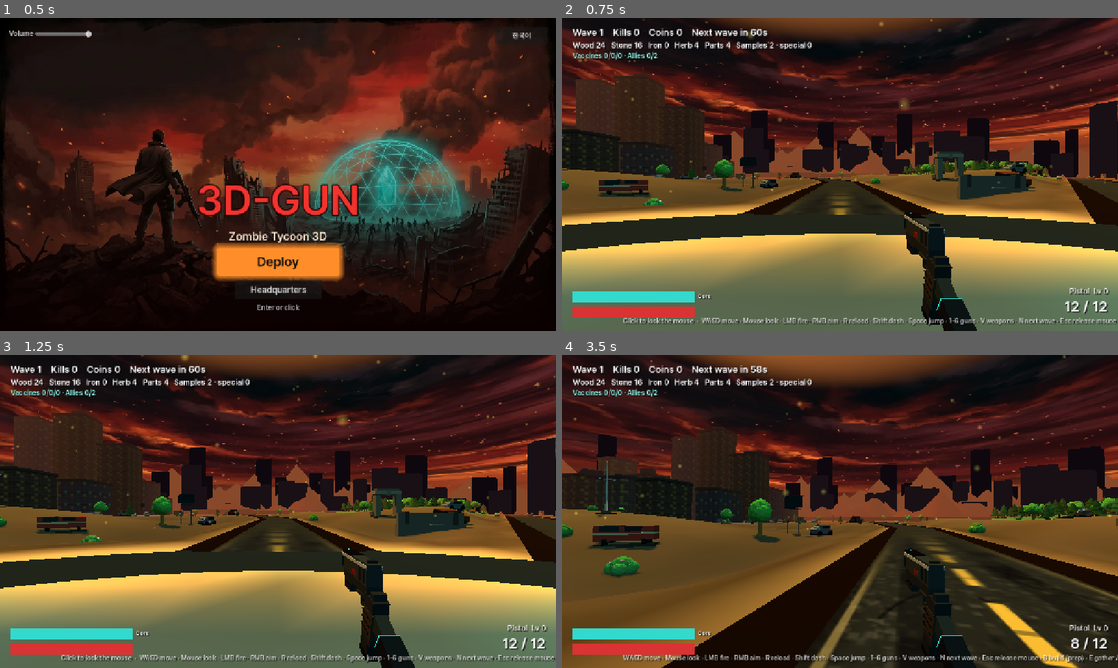
Above: before the commit, frames 1-4 (two rows, left to right).
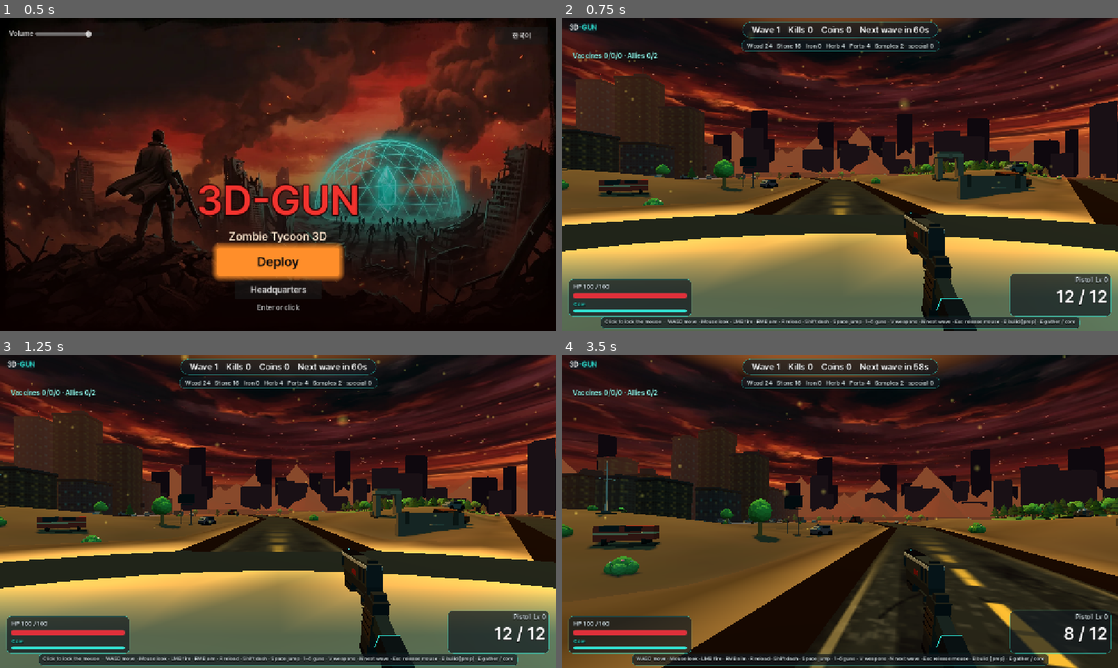
Above: after the commit, the same moments.

Repository: sangsangbaksa-dev/3D-Gun
Game: Godot game, scene res://scenes/title.tscn
The game is run twice, just before and just after one commit, with the same random seed, the same clock (stepped at 60 frames per second) and the same inputs.
Inputs (mouse positions are in pixels of both pictures, inside the frame that each line leads up to):
- Up to frame 1 (0.5 s): no input
- Up to frame 2 (0.75 s): click "Deploy" at 0.5 s
- Up to frame 3 (1.25 s): no input
- Up to frame 4 (3.5 s): tap Enter (ui_accept) at 1.25 s; move the mouse to (962, 495) at 1.27 s; hold D (move_right) 1.28-2.03 s; hold Right mouse button (aim) 1.28-2.03 s; click (962, 495) at 1.42 s; tap Space (jump) at 1.52, 2.27 s; move the mouse to (812, 511) at 2.02 s; hold W (move_forward) from 2.03 s (still down); tap Shift (dash) at 2.1 s; click (812, 511) at 2.17 s; move the mouse to (851, 505) at 2.77 s; press the mouse at (851, 505) at 2.78 s

Frame 1 is identical in both runs. In frame 2, 11% of the frame differs, in the area x 1-100%, y 1-100%; in frame 3, 11%; in frame 4, 8.9%.

Commit message:
Godot 디자인: 원본 HUD 모양(로고·웨이브 알약·HP/핵·총 패널), 사망 카드, 메뉴 스크린샷 도구, godot-web 재빌드
Co-Authored-By: Claude Opus 5.5 <noreply@anthropic.com>
Claude-Session: https://claude.ai/code/session_01CBN3FTLnwhiaNQ4jrkEr2y

Diff:
--- a/godot/scripts/game.gd
+++ b/godot/scripts/game.gd
@@ -15,6 +15,7 @@
 const StationScript := preload("res://scripts/station_panel.gd")
 const GatheringScript := preload("res://scripts/gathering.gd")
 const LookScript := preload("res://scripts/look.gd")
+const HudStyle := preload("res://scripts/hud_style.gd")
 const PREP_TIME := 60.0 # 웹 게임과 같은 기지 건설 시간. N 으로 바로 시작
 
 var player: CharacterBody3D
@@ -99,6 +100,7 @@
 	add_child(gathering)
 	gathering.gathered.connect(_on_gathered)
 	_build_hud()
+	HudStyle.apply(self) # 웹 HUD 모양(어두운 알약 패널, 로고)
 	I18n.locale_changed.connect(_refresh_hud)
 	shop = ShopScript.new()
 	shop.game = self
@@ -789,11 +791,20 @@
 	art.stretch_mode = TextureRect.STRETCH_KEEP_ASPECT_COVERED
 	art.modulate = Color(1, 1, 1, 0.85)
 	root.add_child(art)
-	var panel := ColorRect.new()
-	panel.color = Color(0.04, 0.01, 0.01, 0.72)
+	hud.visible = false
+	# 웹 사망 카드(src/ui/deathScreen.ts): 어두운 유리 패널에 붉은 테두리, 큰 붉은 제목, 주황 버튼
+	var shade := ColorRect.new()
+	shade.color = Color(0.02, 0.0, 0.0, 0.45)
+	shade.set_anchors_preset(Control.PRESET_FULL_RECT)
+	root.add_child(shade)
+	var panel := Panel.new()
+	var card := HudStyle.box(Color8(0x12, 0x1a, 0x20, 0xf0), Color8(0xe0, 0x30, 0x3a, 0x88), 12)
+	card.shadow_color = Color8(0xe0, 0x30, 0x3a, 0x33)
+	card.shadow_size = 32
+	panel.add_theme_stylebox_override("panel", card)
 	panel.set_anchors_preset(Control.PRESET_CENTER)
-	panel.position = Vector2(-330, -130)
-	panel.size = Vector2(660, 260)
+	panel.position = Vector2(-330, -120)
+	panel.size = Vector2(660, 250)
 	root.add_child(panel)
 	var box := VBoxContainer.new()
 	box.set_anchors_preset(Control.PRESET_CENTER)
@@ -804,19 +815,23 @@
 	root.add_child(box)
 	var title := Label.new()
 	title.text = I18n.t("death.coreTitle" if lose_reason == "core" else "death.title")
-	title.add_theme_font_size_override("font_size", 56)
-	title.add_theme_color_override("font_color", Color(1, 0.3, 0.25))
+	title.add_theme_font_size_override("font_size", 64)
+	title.add_theme_color_override("font_color", Color8(0xff, 0x3a, 0x44))
+	title.add_theme_color_override("font_shadow_color", Color8(0xe0, 0x30, 0x3a, 0x99))
+	title.add_theme_constant_override("shadow_outline_size", 18)
+	title.add_theme_constant_override("shadow_offset_y", 0)
 	title.horizontal_alignment = HORIZONTAL_ALIGNMENT_CENTER
 	box.add_child(title)
 	var sub := Label.new()
 	sub.text = I18n.t("death.sub", {"w": wave, "k": kills, "c": coins})
-	sub.add_theme_font_size_override("font_size", 22)
+	sub.add_theme_font_size_override("font_size", 20)
+	sub.add_theme_color_override("font_color", Color8(0xd6, 0xe4, 0xe8))
 	sub.horizontal_alignment = HORIZONTAL_ALIGNMENT_CENTER
 	box.add_child(sub)
 	var bank := Label.new()
 	bank.text = I18n.t("death.bank", {"g": int(report.gold), "best": I18n.t("death.best") if report.newBest else ""})
 	bank.add_theme_font_size_override("font_size", 18)
-	bank.add_theme_color_override("font_color", Color(1, 0.82, 0.4))
+	bank.add_theme_color_override("font_color", Color8(0xff, 0xb3, 0x47))
 	bank.horizontal_alignment = HORIZONTAL_ALIGNMENT_CENTER
 	box.add_child(bank)
 	var btn := Button.new()
@@ -824,6 +839,13 @@
 	btn.custom_minimum_size = Vector2(260, 54)
 	btn.size_flags_horizontal = Control.SIZE_SHRINK_CENTER
 	btn.add_theme_font_size_override("font_size", 22)
+	for st in ["normal", "hover", "pressed", "focus"]:
+		var b := HudStyle.box(Color8(0xff, 0x8a, 0x2a) if st != "hover" else Color8(0xff, 0xa2, 0x50), Color(1, 1, 1, 0.0 if st != "focus" else 0.6), 6, 0 if st != "focus" else 2)
+		btn.add_theme_stylebox_override(st, b)
+	for c in ["font_color", "font_hover_color", "font_pressed_color", "font_focus_color"]:
+		btn.add_theme_color_override(c, Color8(0x07, 0x09, 0x0d))
 	btn.pressed.connect(func(): get_tree().change_scene_to_file("res://scenes/hub.tscn"))
 	box.add_child(btn)
 	btn.grab_focus()
+	root.modulate.a = 0.0
+	create_tween().tween_property(root, "modulate:a", 1.0, 0.6)
--- /dev/null
+++ b/godot/scripts/hud_style.gd
@@ -0,0 +1,196 @@
+extends Node
+## HUD look of the web game (src/player/view/hud.ts, src/ui/keybar.ts): dark glass pills with a thin teal edge,
+## the 3D-GUN logo chip, wave + resources centred at the top, HP/core panel bottom-left, gun panel bottom-right.
+## Visual only: it restyles and re-places the labels and bars game.gd builds and never changes their text or values.
+## Hooked from game.gd with HudStyle.apply(self) after the HUD is built.
+
+const PANEL := Color8(0x12, 0x1a, 0x20, 0xb3)
+const PANEL_SOLID := Color8(0x12, 0x1a, 0x20, 0xd9)
+const TEAL := Color8(0x2e, 0xe6, 0xd6)
+const ORANGE := Color8(0xff, 0x8a, 0x2a)
+const RED := Color8(0xe0, 0x30, 0x3a)
+const TEXT := Color8(0xd6, 0xe4, 0xe8)
+
+var game: Node
+var hud: Control
+var _pills: Array = [] # [label, panel, pad]
+var _hp_label: Label
+var _hp_panel: Panel
+var _gun_panel: Panel
+
+static func apply(g: Node) -> void:
+	var s = (load("res://scripts/hud_style.gd") as GDScript).new()
+	s.game = g
+	s.name = "HudStyle"
+	g.add_child(s)
+
+static func box(bg: Color, edge: Color, radius := 10, border := 1) -> StyleBoxFlat:
+	var sb := StyleBoxFlat.new()
+	sb.bg_color = bg
+	sb.border_color = edge
+	sb.set_border_width_all(border)
+	sb.set_corner_radius_all(radius)
+	sb.anti_aliasing = true
+	return sb
+
+func _ready() -> void:
+	hud = game.hud
+	_logo()
+	for l in [game.lbl_top, game.lbl_res, game.lbl_ammo, game.lbl_gun, game.lbl_hint, game.lbl_center, game.lbl_toast,
+			game.lbl_core, game.lbl_boss, game.lbl_prompt, game.build_panel, game.build_hover]:
+		if l is Label:
+			_text_style(l)
+	# 위: 웨이브 줄은 가운데 큰 알약, 그 아래 자원 줄
+	game.lbl_top.set_anchors_preset(Control.PRESET_TOP_LEFT)
+	game.lbl_top.horizontal_alignment = HORIZONTAL_ALIGNMENT_CENTER
+	game.lbl_top.add_theme_font_size_override("font_size", 20)
+	game.lbl_res.set_anchors_preset(Control.PRESET_TOP_LEFT)
+	game.lbl_res.horizontal_alignment = HORIZONTAL_ALIGNMENT_CENTER
+	game.lbl_res.add_theme_font_size_override("font_size", 14)
+	game.lbl_res.add_theme_color_override("font_color", TEXT)
+	_pill(game.lbl_top, box(PANEL, Color(TEAL, 0.25), 99), Vector2(22, 6))
+	_pill(game.lbl_res, box(PANEL, Color(TEAL, 0.2), 10), Vector2(14, 4))
+	_pill(game.lbl_hint, box(PANEL, Color(TEAL, 0.2), 8), Vector2(10, 4))
+	_pill(game.lbl_toast, box(PANEL_SOLID, Color(ORANGE, 0.55), 10), Vector2(18, 6))
+	_pill(game.lbl_prompt, box(PANEL_SOLID, Color(ORANGE, 0.55), 8), Vector2(14, 5))
+	_pill(game.build_hover, box(PANEL_SOLID, Color(ORANGE, 0.4), 10), Vector2(14, 6))
+	_pill(game.build_panel, box(PANEL_SOLID, Color(TEAL, 0.35), 10), Vector2(14, 8))
+	game.lbl_hint.modulate.a = 1.0
+	game.lbl_hint.add_theme_font_size_override("font_size", 12)
+	game.lbl_hint.text_overrun_behavior = TextServer.OVERRUN_TRIM_ELLIPSIS
+	game.lbl_hint.clip_text = true
+	game.lbl_hint.add_theme_color_override("font_color", TEXT)
+	game.lbl_center.add_theme_font_size_override("font_size", 44)
+	game.lbl_center.add_theme_color_override("font_color", Color(1, 1, 1))
+	game.lbl_center.add_theme_color_override("font_outline_color", Color(RED, 0.6))
+	game.lbl_center.add_theme_constant_override("outline_size", 8)
+	# 아래 왼쪽: HP·핵 패널
+	_hp_panel = Panel.new()
+	_hp_panel.add_theme_stylebox_override("panel", box(PANEL, Color(TEAL, 0.2), 10))
+	_hp_panel.mouse_filter = Control.MOUSE_FILTER_IGNORE
+	hud.add_child(_hp_panel)
+	hud.move_child(_hp_panel, _first_label_index())
+	_hp_label = Label.new()
+	_hp_label.add_theme_font_size_override("font_size", 14)
+	_hp_label.add_theme_color_override("font_color", TEXT)
+	_text_style(_hp_label)
+	hud.add_child(_hp_label)
+	_bar_style(game.hp_bar, RED, 10)
+	_bar_style(game.core_bar, TEAL, 6)
+	_bar_style(game.boss_bar, RED, 14)
+	_bar_style(game.gather_bar, Color8(0xff, 0xd2, 0x5a), 8)
+	game.hp_bar.size = Vector2(260, 12)
+	game.core_bar.size = Vector2(260, 6)
+	game.lbl_core.add_theme_font_size_override("font_size", 12)
+	game.lbl_core.add_theme_color_override("font_color", TEAL)
+	# 아래 오른쪽: 총 패널
+	_gun_panel = Panel.new()
+	_gun_panel.add_theme_stylebox_override("panel", box(PANEL, Color(TEAL, 0.2), 12))
+	_gun_panel.mouse_filter = Control.MOUSE_FILTER_IGNORE
+	hud.add_child(_gun_panel)
+	hud.move_child(_gun_panel, _first_label_index())
+	game.lbl_ammo.add_theme_font_size_override("font_size", 40)
+	game.lbl_gun.add_theme_font_size_override("font_size", 15)
+	game.lbl_gun.add_theme_color_override("font_color", TEXT)
+	game.lbl_gun.modulate.a = 1.0
+
+## Index just after the full-screen layers (hurt flash, scope, crosshair) so panels sit under the text.
+func _first_label_index() -> int:
+	return game.crosshair.get_index() + 1
+
+func _logo() -> void:
+	var p := PanelContainer.new()
+	p.add_theme_stylebox_override("panel", box(Color(PANEL, 0.85), Color(TEAL, 0.0), 8, 0))
+	p.position = Vector2(16, 12)
+	p.mouse_filter = Control.MOUSE_FILTER_IGNORE
+	var row := HBoxContainer.new()
+	row.add_theme_constant_override("separation", 0)
+	p.add_child(row)
+	var a := Label.new()
+	a.text = "3D"
+	var b := Label.new()
+	b.text = "-GUN"
+	b.add_theme_color_override("font_color", TEAL)
+	for l in [a, b]:
+		l.add_theme_font_size_override("font_size", 16)
+		row.add_child(l)
+	a.add_theme_color_override("font_color", Color(1, 1, 1))
+	hud.add_child(p)
+
+func _text_style(l: Label) -> void:
+	l.add_theme_color_override("font_shadow_color", Color(0, 0, 0, 0.75))
+	l.add_theme_constant_override("shadow_offset_x", 0)
+	l.add_theme_constant_override("shadow_offset_y", 1)
+	l.add_theme_constant_override("shadow_outline_size", 3)
+
+func _bar_style(b: ProgressBar, col: Color, h: int) -> void:
+	if b == null:
+		return
+	b.add_theme_stylebox_override("fill", box(col, Color(col, 0.0), 4, 0))
+	b.add_theme_stylebox_override("background", box(Color(0, 0, 0, 0.55), Color(1, 1, 1, 0.12), 4))
+	b.custom_minimum_size.y = h
+
+func _pill(l: Label, sb: StyleBoxFlat, pad: Vector2) -> void:
+	if l == null:
+		return
+	var p := Panel.new()
+	p.add_theme_stylebox_override("panel", sb)
+	p.mouse_filter = Control.MOUSE_FILTER_IGNORE
+	p.visible = false
+	hud.add_child(p)
+	hud.move_child(p, _first_label_index())
+	_pills.append([l, p, pad])
+
+## Rect of the text actually drawn inside a label (labels here have fixed widths and align their text).
+static func text_rect(l: Label) -> Rect2:
+	var font := l.get_theme_font("font")
+	var fs := l.get_theme_font_size("font_size")
+	var sz := font.get_multiline_string_size(l.text, HORIZONTAL_ALIGNMENT_LEFT, -1, fs)
+	var w := l.size.x
+	sz.x = minf(sz.x, w)
+	var x := l.position.x
+	match l.horizontal_alignment:
+		HORIZONTAL_ALIGNMENT_CENTER:
+			x += (w - sz.x) * 0.5
+		HORIZONTAL_ALIGNMENT_RIGHT:
+			x += w - sz.x
+	return Rect2(Vector2(x, l.position.y), Vector2(sz.x, maxf(sz.y, l.size.y if l.size.y < sz.y * 1.6 else sz.y)))
+
+func _process(_dt: float) -> void:
+	if hud == null:
+		return
+	var w := hud.size.x
+	var h := hud.size.y
+	var lt: Label = game.lbl_top
+	lt.size.x = 900
+	lt.position = Vector2((w - 900) * 0.5, 14)
+	var lr: Label = game.lbl_res
+	lr.size.x = 900
+	lr.position = Vector2((w - 900) * 0.5, 54)
+	# 아래 왼쪽 HP 패널: HP 글자, 체력 막대, 핵 막대와 이름
+	_hp_label.text = "HP %d / %d" % [ceili(maxf(0.0, game.player.hp)), int(game.player.max_hp)]
+	_hp_label.position = Vector2(26, h - 112)
+	game.hp_bar.position = Vector2(26, h - 88)
+	game.lbl_core.position = Vector2(26, h - 70)
+	game.core_bar.position = Vector2(26, h - 50)
+	_hp_panel.position = Vector2(14, h - 120)
+	_hp_panel.size = Vector2(284, 86)
+	# 아래 오른쪽 총 패널
+	game.lbl_gun.position = Vector2(w - 320, h - 128)
+	game.lbl_ammo.position = Vector2(w - 220, h - 104)
+	_gun_panel.position = Vector2(w - 250, h - 134)
+	_gun_panel.size = Vector2(234, 100)
+	game.lbl_hint.size.x = minf(w - 40.0, 1100.0)
+	game.lbl_hint.position = Vector2((w - game.lbl_hint.size.x) * 0.5, h - 30)
+	game.lbl_center.position.y = 124
+	for e in _pills:
+		var l: Label = e[0]
+		var p: Panel = e[1]
+		var pad: Vector2 = e[2]
+		var show := l.is_visible_in_tree() and l.text.strip_edges() != "" and l.modulate.a > 0.05
+		p.visible = show
+		if show:
+			var r := text_rect(l)
+			p.position = r.position - pad
+			p.size = r.size + pad * 2.0
+			p.modulate.a = l.modulate.a
--- /dev/null
+++ b/godot/tests/shots_ui.gd
@@ -0,0 +1,32 @@
+extends SceneTree
+## Visual check of the menus: title screen, hub, and the death card. Same runner as shots.gd.
+
+var out := ""
+var f := 0
+var game: Node
+
+func _initialize() -> void:
+	out = OS.get_environment("OUT") if OS.has_environment("OUT") else ProjectSettings.globalize_path("user://shots")
+	DirAccess.make_dir_recursive_absolute(out)
+	change_scene_to_file("res://scenes/title.tscn")
+
+func _snap(name: String) -> void:
+	root.get_texture().get_image().save_png(out.path_join(name + ".png"))
+	print("shot ", name)
+
+func _process(_dt: float) -> bool:
+	f += 1
+	if f == 40:
+		_snap("title")
+		change_scene_to_file("res://scenes/hub.tscn")
+	elif f == 80:
+		_snap("hub")
+		change_scene_to_file("res://scenes/game.tscn")
+	elif f == 120:
+		game = current_scene
+		game.player.hp = 1.0
+		game.player.take_damage(50.0)
+	elif f == 260:
+		_snap("death")
+		return true
+	return false
Not shown, added: godot/scripts/hud_style.gd.uid
Not shown, added: godot/tests/shots_ui.gd.uid
Not shown, changed: godot-web/index.html
Not shown, changed: godot-web/index.pck
Not shown, changed: godot/README.md
